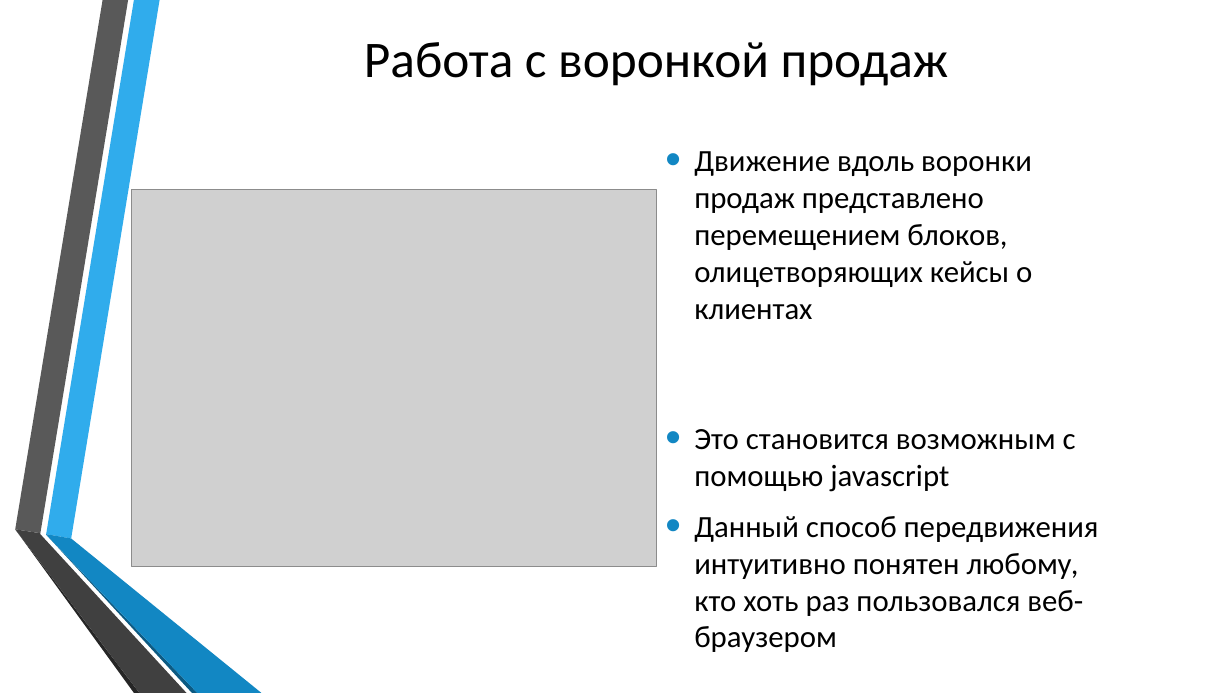
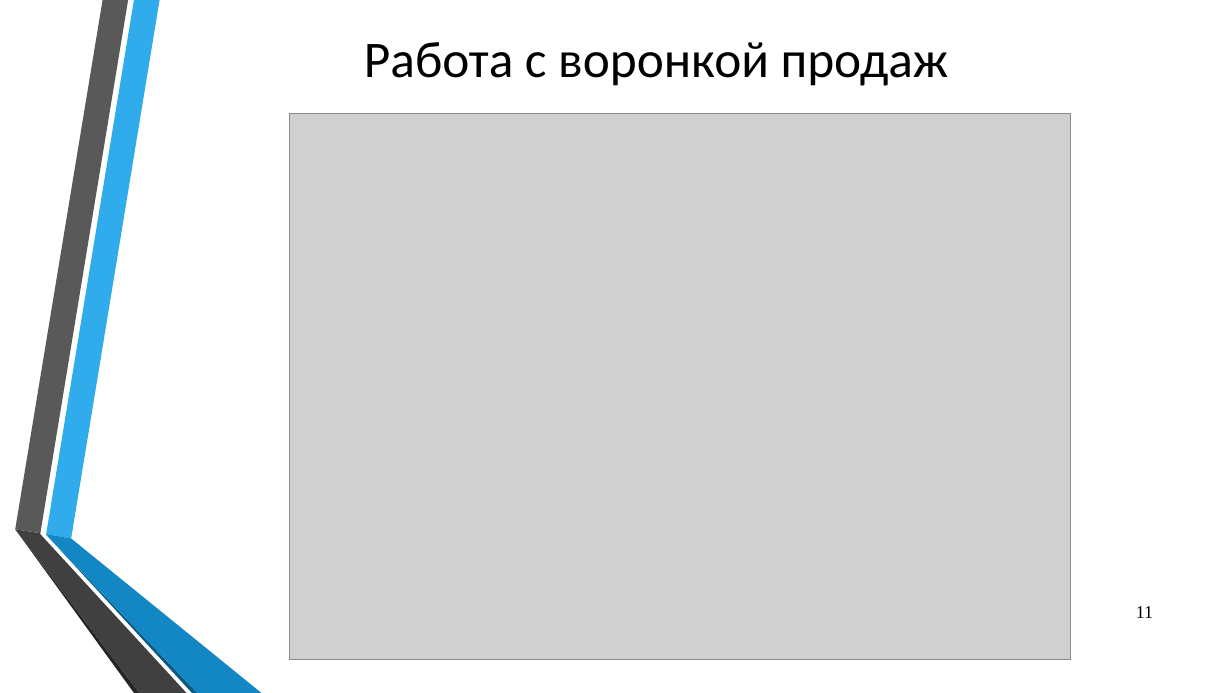
Before and after one commit to Yaroher2442/diplom-dev, a slide deck: slide 11 of diplom_preza.pptx (slide 10 before the commit). Drawn at 1232x693 pixels with LibreOffice and Linux fonts; fonts in the diff are those of the drawing; grey boxes stand for pictures; background and template pictures are left out. Boxes give left, top, right and bottom in pixels: in the first picture for what was removed or moved away, otherwise in the second. Text is boxed around its words. In the diff, an @@ line names an element or a change of style, - is before the commit and + after.

```diff
--- a/diplom_preza.pptx
+++ b/diplom_preza.pptx
@@ picture: place and size @@
-picture at (132, 189, 657, 567)
+picture at (289, 114, 1070, 660)
@@ text removed at (694, 151, 1032, 320) @@
-• Движение вдоль воронки продаж представлено перемещением блоков, олицетворяющих кейсы о клиентах
@@ text removed at (694, 429, 1099, 652) @@
-• Это становится возможным с помощью javascript
-• Данный способ передвижения интуитивно понятен любому, кто хоть раз пользовался веб-браузером
@@ page number added at (1136, 606, 1153, 618), 14 pt, text #000000 @@
+11
```
Also in this commit, not shown: 9 other slides changed, 10 slides added, 9 slides removed.
